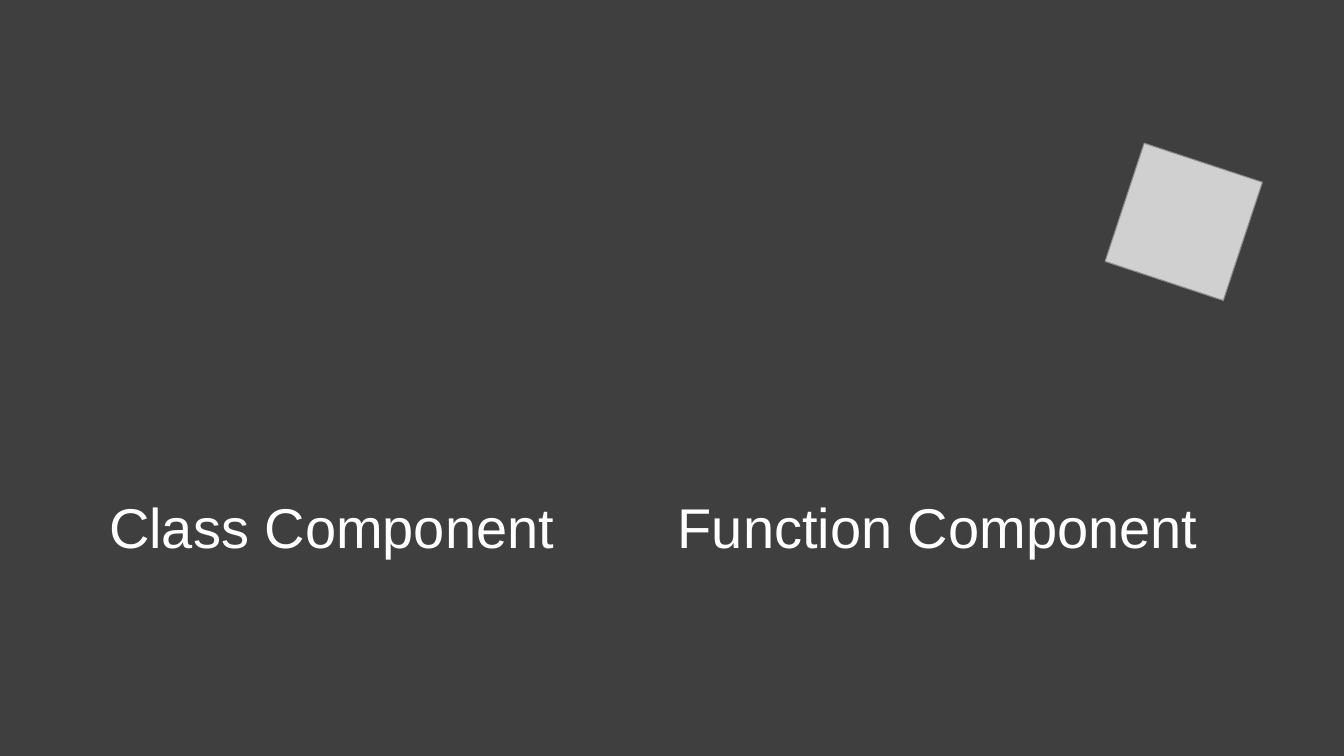
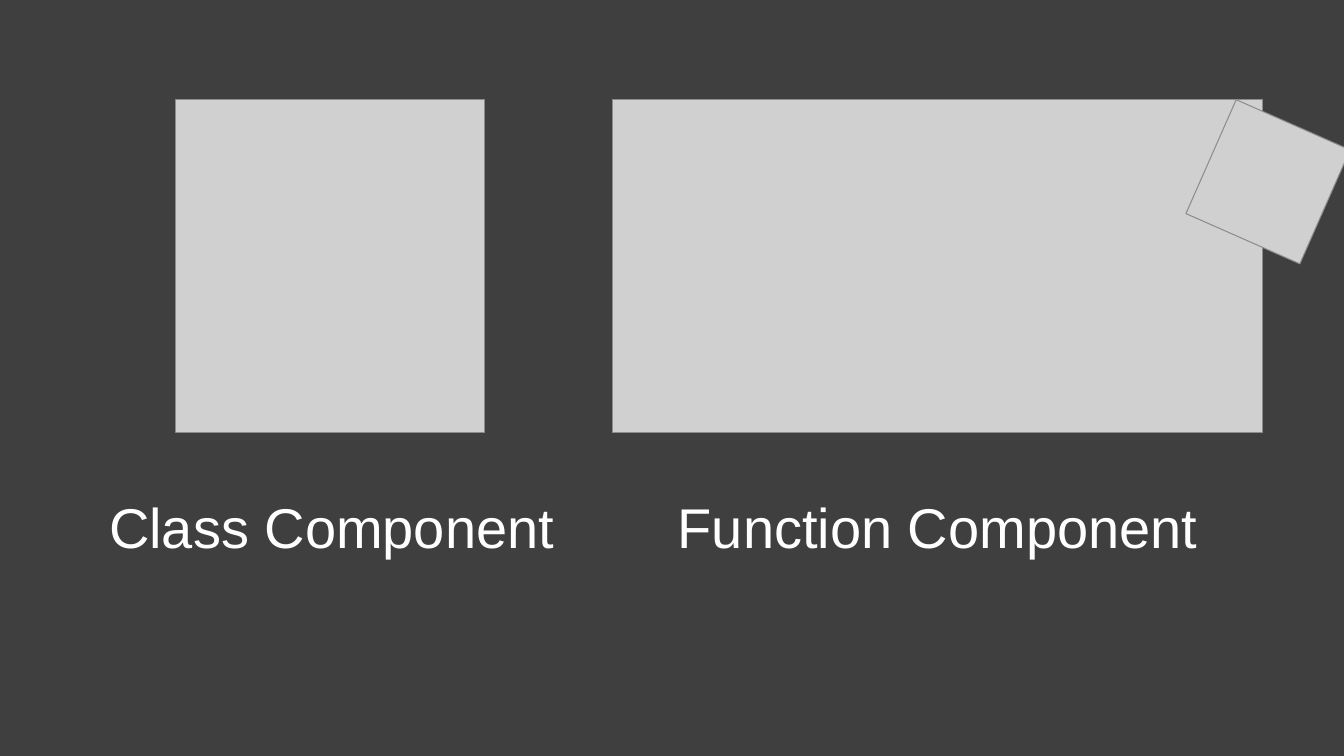
Before and after one commit to Kader-coder/React-Hooks, a slide deck: slide 3 of PPT/React Hooks &.pptx. Drawn at 1344x756 pixels with LibreOffice and Linux fonts; fonts in the diff are those of the drawing; grey boxes stand for pictures. Boxes give left, top, right and bottom in pixels: in the first picture for what was removed or moved away, otherwise in the second. Text is boxed around its words. In the diff, an @@ line names an element or a change of style, - is before the commit and + after.

```diff
--- a/PPT/React Hooks &.pptx
+++ b/PPT/React Hooks &.pptx
@@ picture added at (x1=176, y1=100, x2=485, y2=433) @@
@@ picture added at (x1=613, y1=100, x2=1263, y2=433) @@
@@ picture at (x1=1186, y1=100, x2=1344, y2=265): rotation 18 to 23 degrees @@
```
Also in this commit, not shown: 1 other slide changed, 2 slides added, 1 slide removed, 28 other files.
